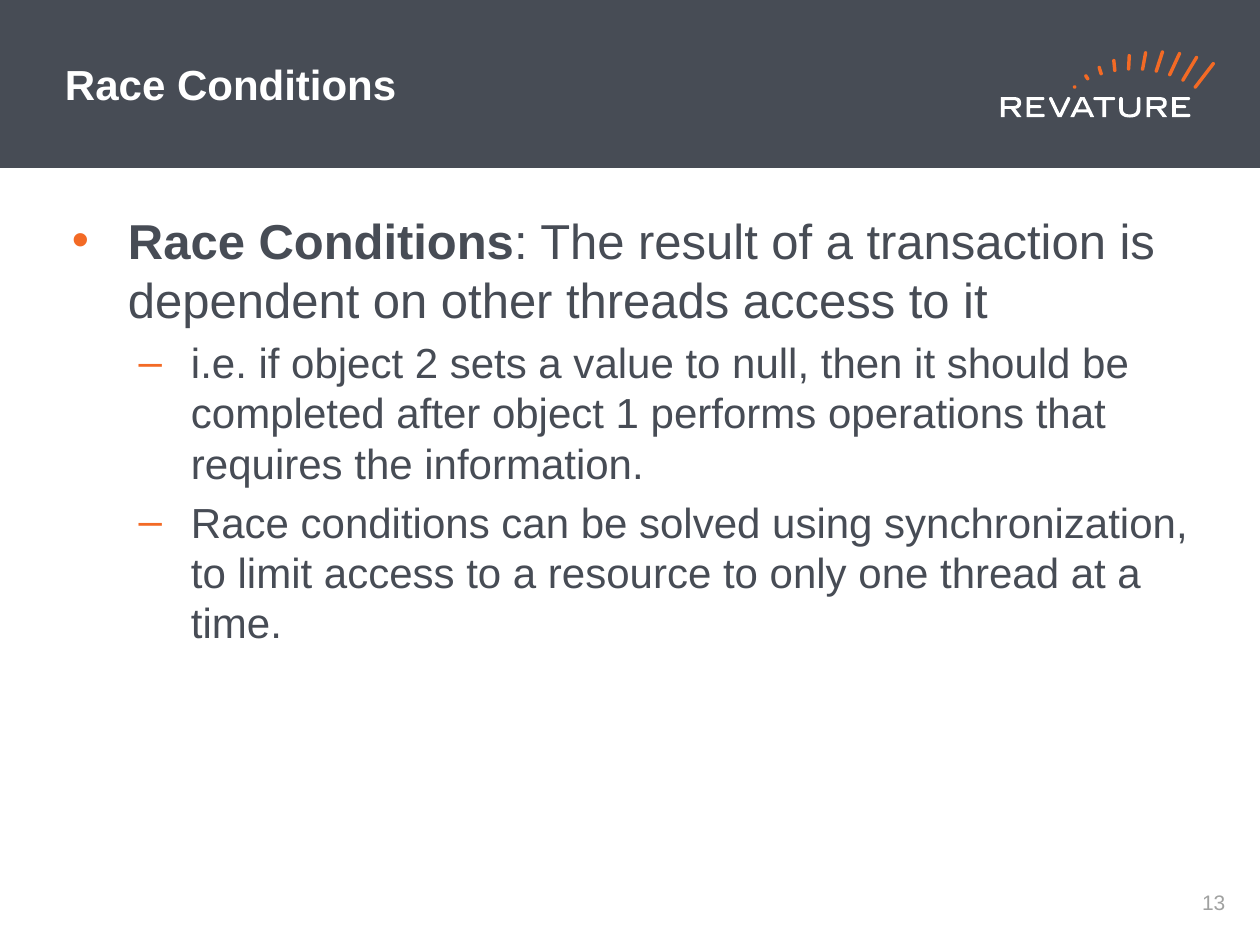
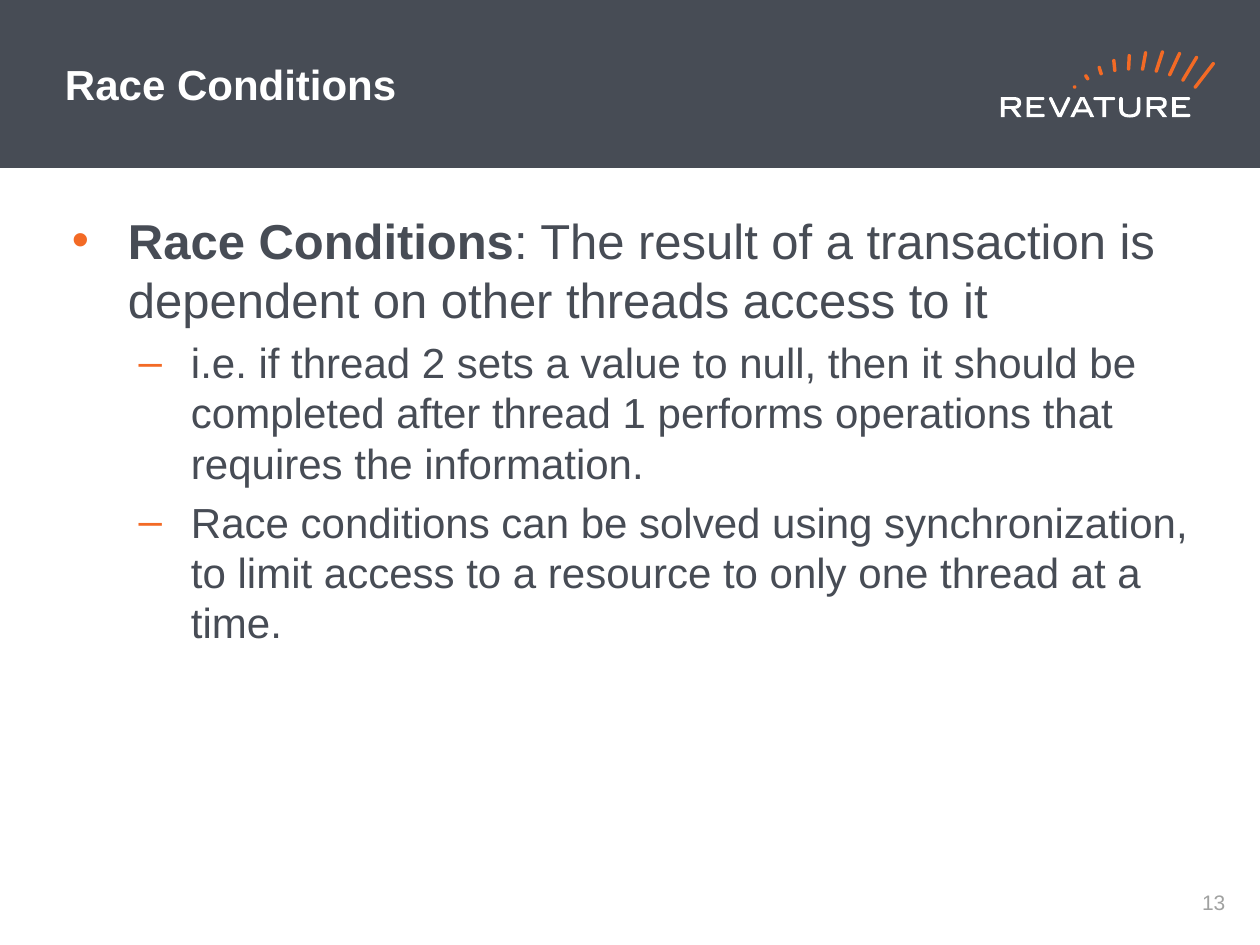
Before and after one commit to jhigherevature/ROCP-210412, a slide deck: slide 14 of powerpoints/Roc_Day15 - Threads.pptx. Drawn at 1260x945 pixels with LibreOffice and Linux fonts; fonts in the diff are those of the drawing. Boxes give left, top, right and bottom in pixels: in the first picture for what was removed or moved away, otherwise in the second. Text is boxed around its words. In the diff, an @@ line names an element or a change of style, - is before the commit and + after.

```diff
--- a/powerpoints/Roc_Day15 - Threads.pptx
+++ b/powerpoints/Roc_Day15 - Threads.pptx
@@ text at (191, 347, 1136, 487): text changed @@
-  – i.e. if object 2 sets a value to null, then it should be completed after object 1 performs operations that requires the information.
+  – i.e. if thread 2 sets a value to null, then it should be completed after thread 1 performs operations that requires the information.
```
Also in this commit, not shown: 1 other slide changed, 48 other files.
